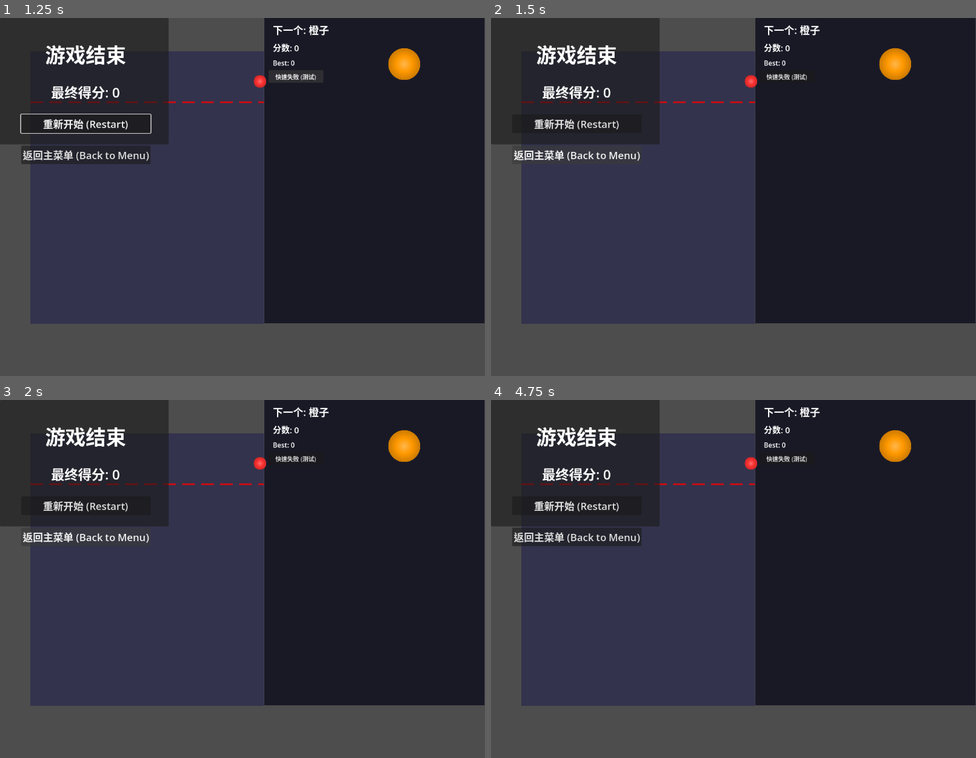
Above: before the commit, frames 1-4 (two rows, left to right).
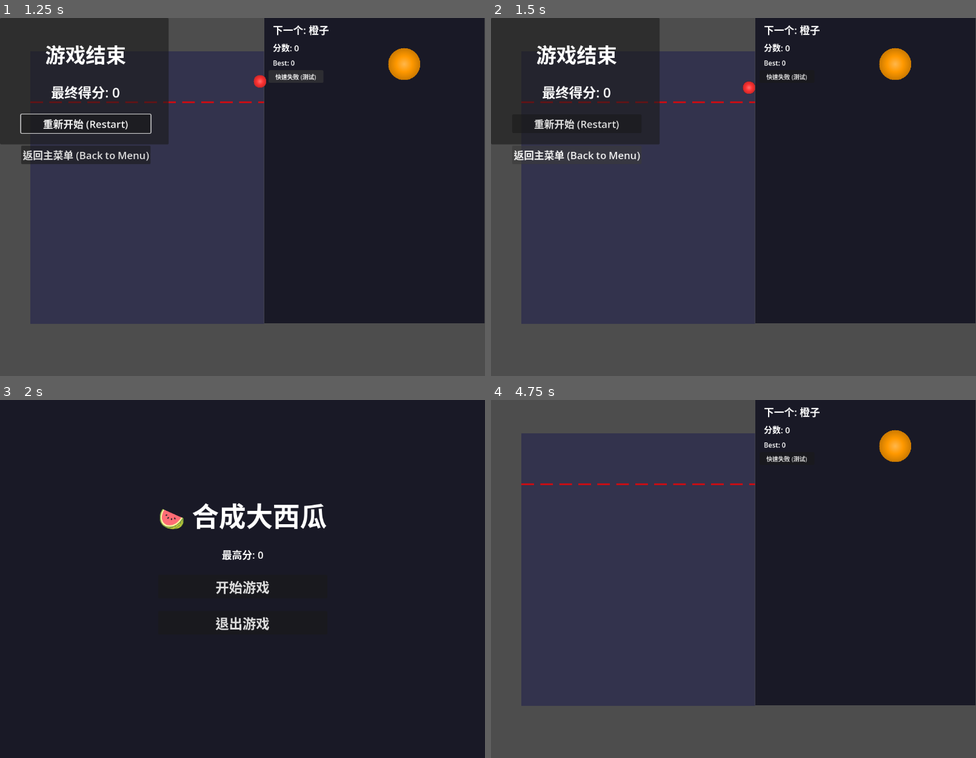
Above: after the commit, the same moments.

Repository: atom32/syn_melon
Game: Godot game, scene res://scenes/Main.tscn
Two runs of this game, one before a commit and one after it. Both use one fixed random seed, a clock stepped at 60 frames per second and the inputs below. This scene is started directly instead of the project's main scene.
Inputs (mouse positions are in pixels of both pictures, inside the frame that each line leads up to):
- Up to frame 1 (1.25 s): click "快速失败 (测试)" at 0.5 s
- Up to frame 2 (1.5 s): click "返回主菜单 (Back to Menu)" at 1.25 s
- Up to frame 3 (2 s): no input
- Up to frame 4 (4.75 s): click (578, 507) at 2 s, where only the run before the commit has a clickable "重新开始 (Restart)"; click (578, 507) at 2.75 s, where only the run before the commit has a clickable "重新开始 (Restart)"; click (578, 507) at 3.5 s, where only the run before the commit has a clickable "重新开始 (Restart)"; click (733, 586) at 4.25 s, where only the run after the commit has a clickable "开始游戏"

Frame 1 is identical in both runs. In frame 2, 0.1% of the frame differs, in the area x 51-55%, y 15-22%; in frame 3, 52%, in the area x 0-100%, y 0-100%; in frame 4, 13%.

Commit message:
fix: ensure game is unpaused before scene transition
Problem: Buttons were not responding because game was paused.
Solution:
1. Added detailed debug logging for button clicks
2. Call get_tree().paused = false BEFORE scene transition
3. await process_frame to ensure pause state fully clears
4. Added SceneManager existence check

This ensures that:
- Pause state is lifted before attempting scene change
- Tween animations in SceneManager work properly
- Button clicks are properly registered

The key insight: paused games can't properly process scene transitions.

Co-Authored-By: Claude Sonnet 4.6 <noreply@anthropic.com>

Diff:
--- a/project.godot
+++ b/project.godot
@@ -11,7 +11,7 @@
 [application]
 
 config/name="syn_melon"
-run/main_scene="uid://main_menu"
+run/main_scene="res://scenes/MainMenu.tscn"
 config/features=PackedStringArray("4.6", "GL Compatibility")
 config/icon="res://icon.svg"
 
--- a/scripts/GameOverPanel.gd
+++ b/scripts/GameOverPanel.gd
@@ -132,12 +132,34 @@
 
 
 func _on_restart_pressed() -> void:
-	print("[GameOverPanel] 重新开始游戏")
+	print("[GameOverPanel] 重新开始游戏按钮被点击")
+
+	# 先取消暂停（非常重要！）
+	get_tree().paused = false
+
+	# 延迟一帧确保暂停状态完全解除
+	await get_tree().process_frame
+
 	var scene_mgr = get_node("/root/SceneManager")
-	scene_mgr.change_scene("res://scenes/Main.tscn")
+	if scene_mgr:
+		scene_mgr.change_scene("res://scenes/Main.tscn")
+		print("[GameOverPanel] SceneManager 调用完成")
+	else:
+		print("[GameOverPanel] 错误：找不到 SceneManager")
 
 
 func _on_menu_button_pressed() -> void:
-	print("[GameOverPanel] 返回主菜单")
+	print("[GameOverPanel] 返回主菜单按钮被点击")
+
+	# 先取消暂停（非常重要！）
+	get_tree().paused = false
+
+	# 延迟一帧确保暂停状态完全解除
+	await get_tree().process_frame
+
 	var scene_mgr = get_node("/root/SceneManager")
-	scene_mgr.change_scene("res://scenes/MainMenu.tscn")
+	if scene_mgr:
+		scene_mgr.change_scene("res://scenes/MainMenu.tscn")
+		print("[GameOverPanel] SceneManager 调用完成")
+	else:
+		print("[GameOverPanel] 错误：找不到 SceneManager")
